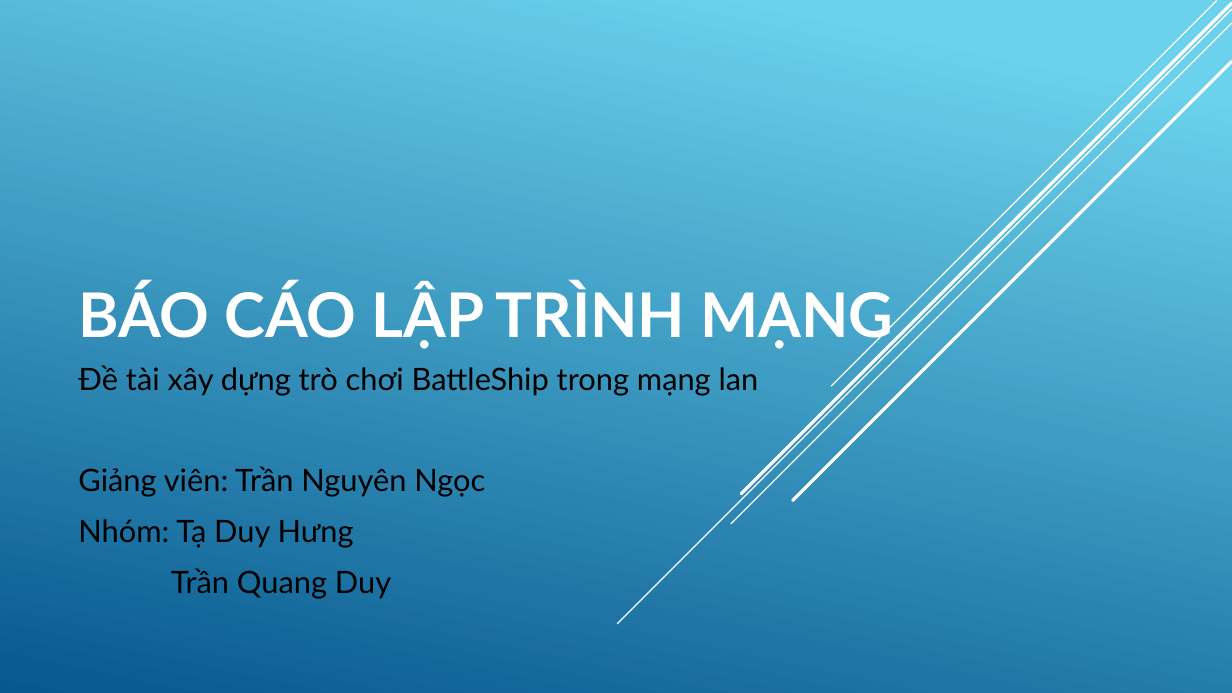
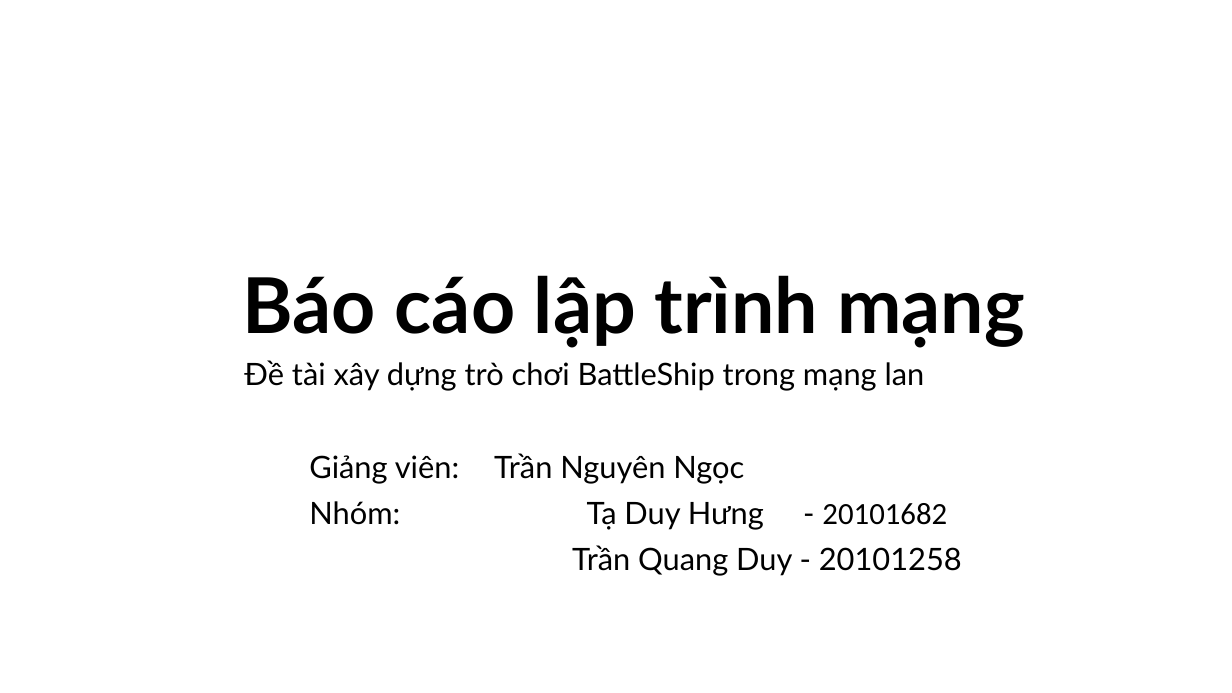
Before and after one commit to duybkict/BattleShip, a slide deck: slide 1 of Documents/Báo cáo lập trình mạng.pptx. Drawn at 1232x693 pixels with LibreOffice and Linux fonts; fonts in the diff are those of the drawing. Boxes give left, top, right and bottom in pixels: in the first picture for what was removed or moved away, otherwise in the second. Text is boxed around its words. In the diff, an @@ line names an element or a change of style, - is before the commit and + after.

Commit message:
Update slide

```diff
--- a/Documents/Báo cáo lập trình mạng.pptx
+++ b/Documents/Báo cáo lập trình mạng.pptx
@@ background gradient #6ED2EB to #06588E to #FFFFFF @@
@@ line removed from (1232, 9) to (617, 624) @@
@@ line removed from (1232, 23) to (731, 524) @@
@@ line removed from (1232, 4) to (741, 494) @@
@@ line removed from (1216, 1) to (832, 386) @@
@@ line removed from (1232, 62) to (793, 501) @@
@@ title at bbox=[243, 275, 1025, 346]: text changed; size 48 to 60 pt; text colour #FFFFFF to #000000 @@
-BÁO CÁO LẬP TRÌNH MẠNG
+Báo cáo lập trình mạng
@@ subtitle at bbox=[244, 360, 925, 484]: alignment left to centre; line spacing 1 to 0.9; indent changed @@
@@ subtitle at bbox=[572, 502, 962, 576]: text changed @@
-Nhóm: Tạ Duy Hưng
-Trần Quang Duy
+Nhóm: Tạ Duy Hưng - 20101682
+Trần Quang Duy - 20101258
```
Also in this commit, not shown: 13 other slides changed.
